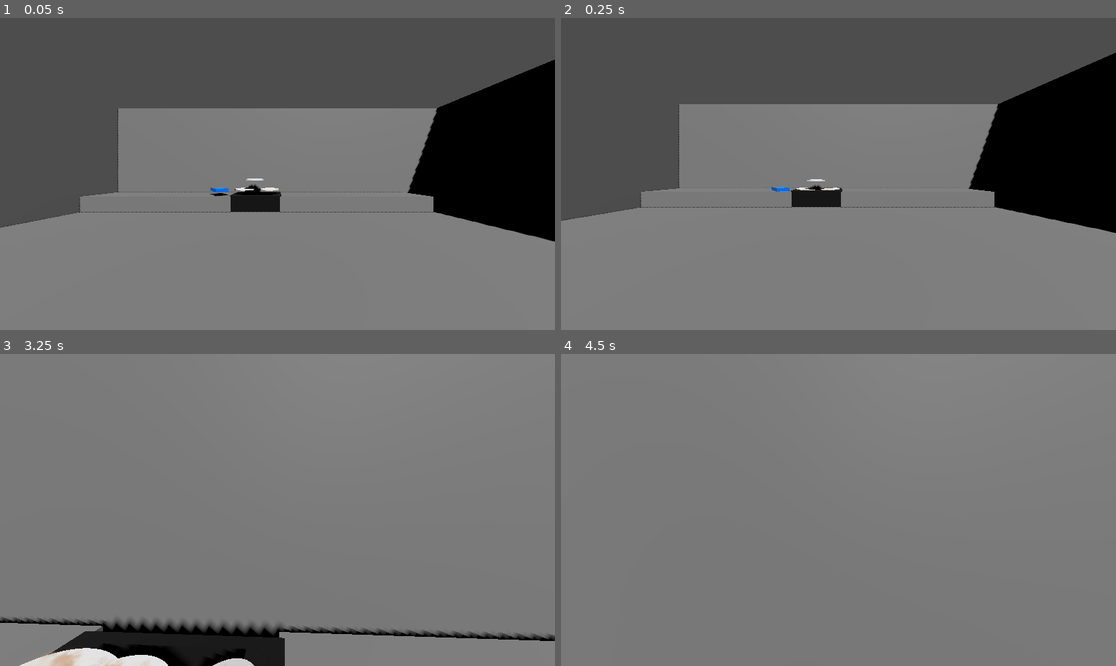
Above: before the commit, frames 1-4 (two rows, left to right).
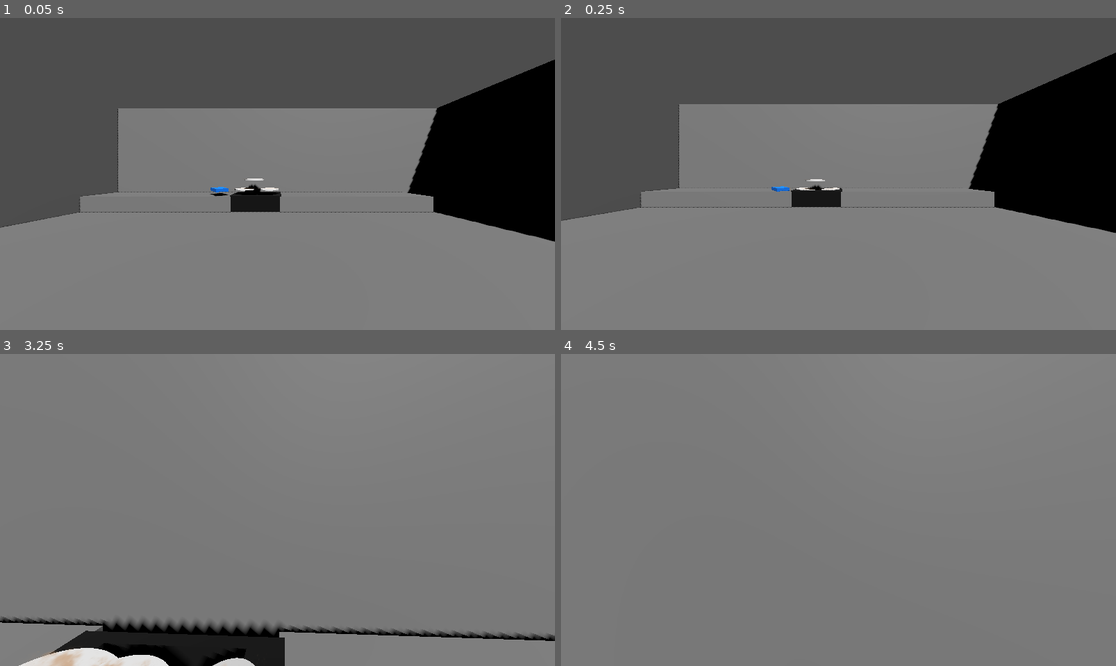
Above: after the commit, the same moments.

Repository: AKM372/STAR-Scholars-Project-2026
Game: Godot game, scene res://world.tscn
Two runs of this game, one before a commit and one after it. Both use one fixed random seed, a clock stepped at 60 frames per second and the inputs below.
Inputs (mouse positions are in pixels of both pictures, inside the frame that each line leads up to):
- Up to frame 1 (0.05 s): no input
- Up to frame 2 (0.25 s): no input
- Up to frame 3 (3.25 s): tap Enter at 0.5 s; move the mouse to (305, 510) at 0.52 s; press the mouse at (305, 510) at 0.53 s; hold Up (forward) from 0.53 s (still down); tap Space (jump) at 0.77, 1.52, 3.02 s; move the mouse to (249, 510) at 1.27 s; release the mouse at (249, 510) at 1.28 s; right-click (249, 510) at 1.35 s; move the mouse to (288, 503) at 2.02 s; press the mouse at (288, 503) at 2.03 s; move the mouse to (271, 516) at 2.77 s; release the mouse at (271, 516) at 2.78 s; right-click (271, 516) at 2.85 s
- Up to frame 4 (4.5 s): keep holding Up (forward); move the mouse to (877, 513) at 3.52 s; press the mouse at (877, 513) at 3.53 s; tap Space (jump) at 3.77, 4.25 s; move the mouse to (794, 506) at 4.27 s; release the mouse at (794, 506) at 4.28 s; right-click (794, 506) at 4.35 s

The runs differ from the first frame. In frame 1, less than 0.1% of the frame differs, in the area x 44-45%, y 54-56%; in frame 2, less than 0.1%; in frame 3, 0.1%, in the area x 0-99%, y 84-100%; in frame 4, less than 0.1%.

Commit message:
spawn new plates
This commit sets a signal to count how many plates have been cleaned and every three plates that have been cleaned, three new plates spawn into the sink. though i did notice that as of this commit, when scrub is pressed on a clean plate, it counts it as a cleaned plate. so if you keep scrubbing a clean plate, there are many more spawned. i like this mechanic, but am not sure if i will keep it. i also need to make the glitches more severe, as it is too easy to complete the task.

Diff:
--- a/plate_script.gd
+++ b/plate_script.gd
@@ -111,6 +111,3 @@
 	var mat = plate_color.get_surface_override_material(0)
 	if mat:
 		mat.albedo_color = color
-
-func _on_cleaned() -> void:
-	cleaned_num += 1
--- a/player.gd
+++ b/player.gd
@@ -125,6 +125,7 @@
 				glitch_check_timer = 0.0
 				_roll_glitch()
 
+
 func pick_up_object(object):
 	pick_up_sound.play()
 	#sponge vs plate pickup mechanics! makes the physics not glitch out (in the wrong ways!)
--- /dev/null
+++ b/world.gd
@@ -0,0 +1,30 @@
+extends Node3D
+
+@export var plate: PackedScene
+@onready var plate_markers: Node3D = $PlateMarkers
+var spawn_points: Array[Node3D] = []
+var plates_cleaned := 0
+
+
+func _ready() -> void:
+	for child in plate_markers.get_children():
+		if child is Marker3D:
+			spawn_points.append(child)
+
+	_spawn_new_plates()
+
+func _on_plate_cleaned():
+	plates_cleaned += 1
+	print("plates cleaned: ", plates_cleaned)
+	if plates_cleaned >= 3:
+		_spawn_new_plates()
+
+func _spawn_new_plates():
+	print('spawning')
+	plates_cleaned = 0
+	for point in spawn_points:
+		print('plate')
+		var new_plate = plate.instantiate()
+		add_child(new_plate)
+		new_plate.global_position = point.global_position
+		new_plate.cleaned.connect(_on_plate_cleaned)
--- a/world.tscn
+++ b/world.tscn
@@ -1,5 +1,6 @@
-[gd_scene load_steps=12 format=3 uid="uid://b2u6qd73ts14s"]
+[gd_scene load_steps=13 format=3 uid="uid://b2u6qd73ts14s"]
 
+[ext_resource type="Script" uid="uid://12lruquss4bg" path="res://world.gd" id="1_aqk2v"]
 [ext_resource type="PackedScene" uid="uid://dsy42utnjd7xx" path="res://player.tscn" id="2_tlwt5"]
 [ext_resource type="PackedScene" uid="uid://dfq2x8qcjmxh8" path="res://sponge.tscn" id="3_aqk2v"]
 [ext_resource type="PackedScene" uid="uid://36bodevpebph" path="res://plate.tscn" id="4_036b0"]
@@ -20,6 +21,8 @@
 [sub_resource type="BoxShape3D" id="BoxShape3D_ioo17"]
 
 [node name="World" type="Node3D"]
+script = ExtResource("1_aqk2v")
+plate = ExtResource("4_036b0")
 
 [node name="DirectionalLight3D" type="DirectionalLight3D" parent="."]
 transform = Transform3D(-0.8660254, -0.43301278, 0.24999999, 0.46625343, -0.5188037, 0.7165546, -0.18057634, 0.7371178, 0.6511908, 0, 4.7142344, 0)
@@ -40,15 +43,6 @@
 
 [node name="sponge" parent="." instance=ExtResource("3_aqk2v")]
 transform = Transform3D(-0.80753726, 0, -0.5898167, 0, 1, 0, 0.5898167, 0, -0.80753726, -3.0273283, 0.7875285, -8.328445)
-
-[node name="Plate" parent="." instance=ExtResource("4_036b0")]
-transform = Transform3D(1, 0, 0, 0, 1, 0, 0, 0, 1, -1.7482677, 0.78336596, -8.531067)
-
-[node name="Plate3" parent="." instance=ExtResource("4_036b0")]
-transform = Transform3D(1, 0, 0, 0, 1, 0, 0, 0, 1, -1.2374163, 1.2950792, -8.485769)
-
-[node name="Plate2" parent="." instance=ExtResource("4_036b0")]
-transform = Transform3D(1, 0, 0, 0, 1, 0, 0, 0, 1, -0.429852, 0.78336596, -8.505303)
 
 [node name="Room" type="Node3D" parent="."]
 
@@ -139,3 +133,14 @@
 [node name="CollisionShape3D3" type="CollisionShape3D" parent="Room/Counters/Sink"]
 transform = Transform3D(2.6069336, 0, 0, 0, 1.1754922, 0, 0, 0, 0.10539116, 1.2780398, 0.61157167, 1.5499806)
 shape = SubResource("BoxShape3D_ioo17")
+
+[node name="PlateMarkers" type="Node3D" parent="."]
+
+[node name="Marker3D" type="Marker3D" parent="PlateMarkers"]
+transform = Transform3D(1, 0, 0, 0, 1, 0, 0, 0, 1, -1.748, 0.783, -8.531)
+
+[node name="Marker3D2" type="Marker3D" parent="PlateMarkers"]
+transform = Transform3D(1, 0, 0, 0, 1, 0, 0, 0, 1, -1.237, 1.295, -8.486)
+
+[node name="Marker3D3" type="Marker3D" parent="PlateMarkers"]
+transform = Transform3D(1, 0, 0, 0, 1, 0, 0, 0, 1, -0.43, 0.783, -8.505)
Not shown, added: world.gd.uid
